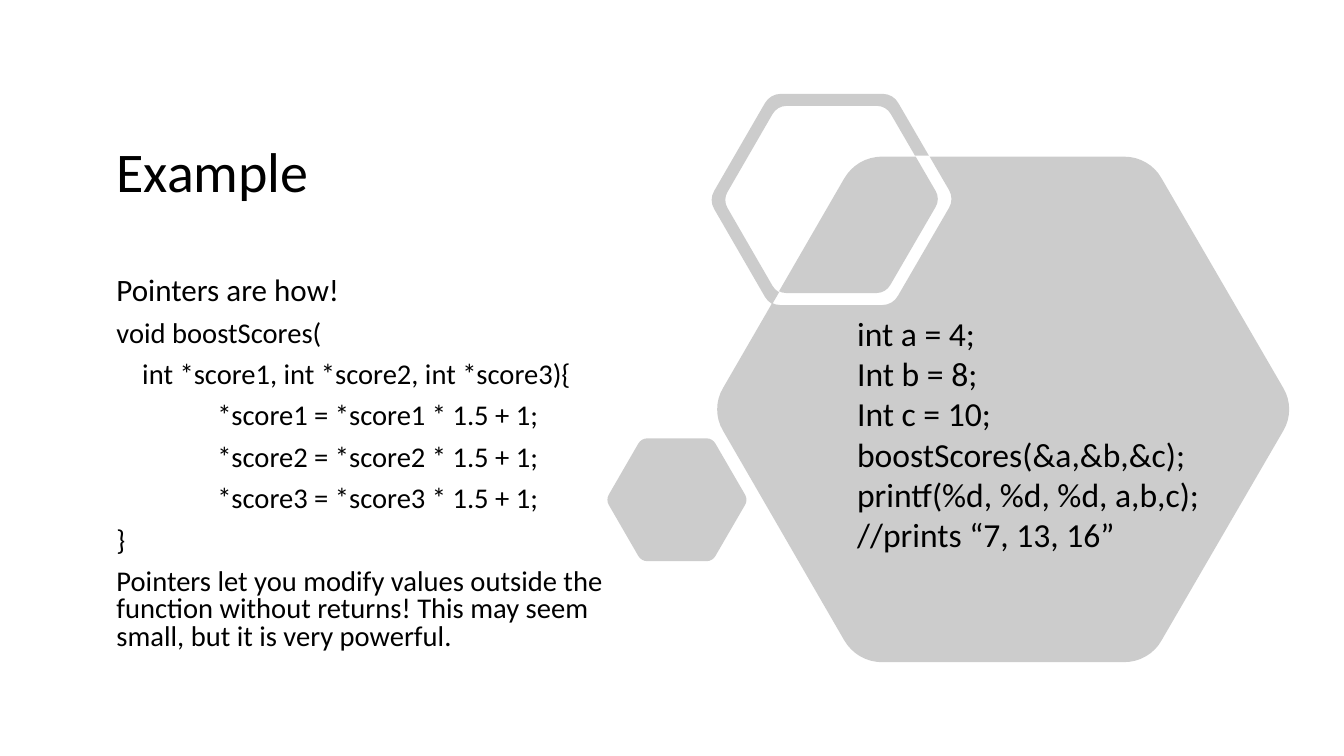
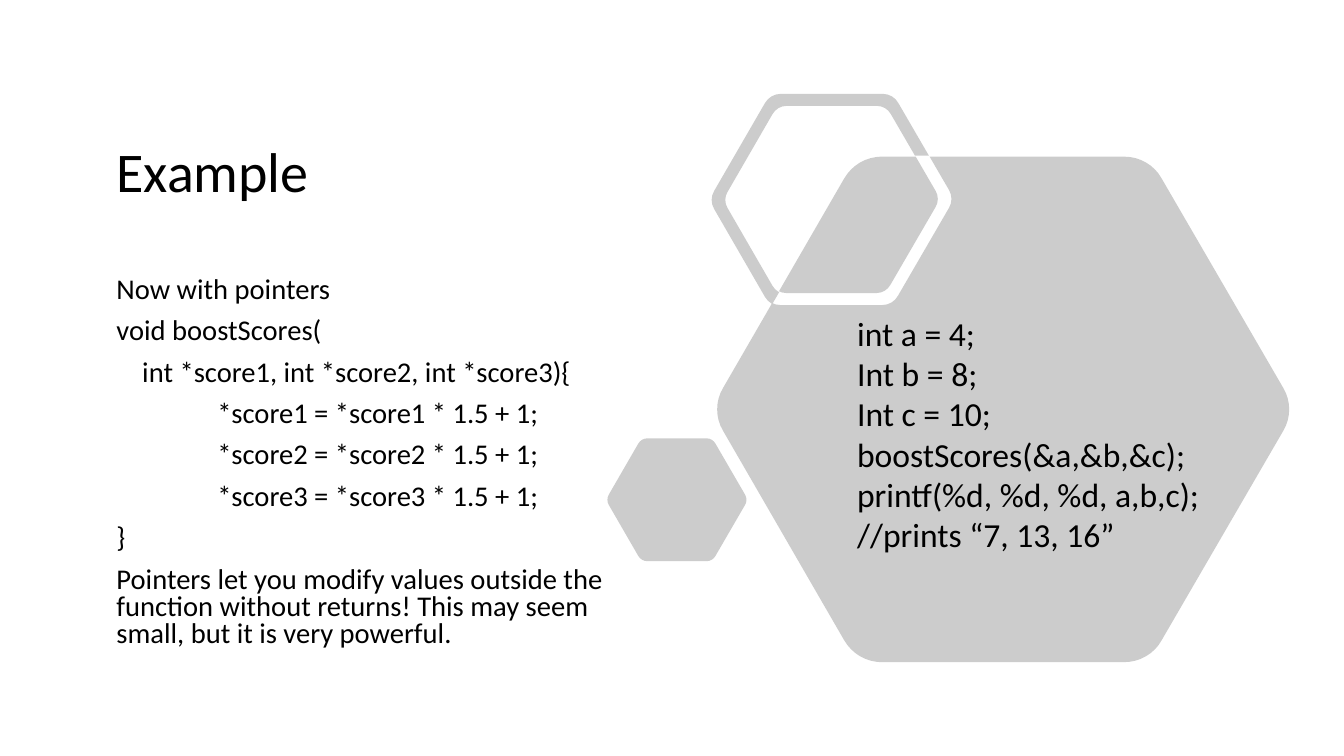
Before and after one commit to BlakeLazarine/SummerDesignInstitute, a slide deck: slide 11 of PointersLecture.pptx. Drawn at 1344x756 pixels with LibreOffice and Linux fonts; fonts in the diff are those of the drawing. Boxes give left, top, right and bottom in pixels: in the first picture for what was removed or moved away, otherwise in the second. Text is boxed around its words. In the diff, an @@ line names an element or a change of style, - is before the commit and + after.

```diff
--- a/PointersLecture.pptx
+++ b/PointersLecture.pptx
@@ text at (116,279,330,304): text changed; size 22.2 to 20.4 pt @@
-Pointers are how!
+Now with pointers
```
Also in this commit, not shown: 4 other slides changed, 4 slides added, 10 other files.
